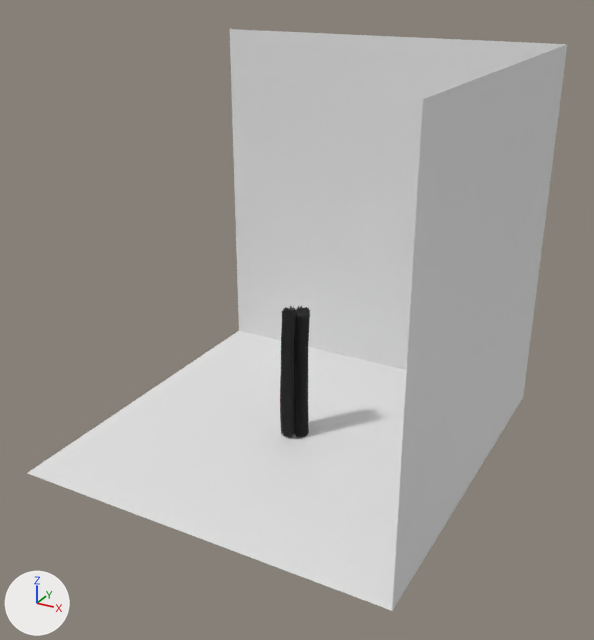
The glTF model models/Colonn.glb: old version first, new version second.
Camera for both pictures: a 50 mm lens placed at (35.1, -63.3, 37.5), pointed at (1.3, -1.8, 6.8). The lights are fixed; the arrows at lower left show +X, +Y and +Z. Where no turn or scale is listed for an object, it has been applied to the vertices.

Names of what the first picture shows: 'Cube', 'Low'.
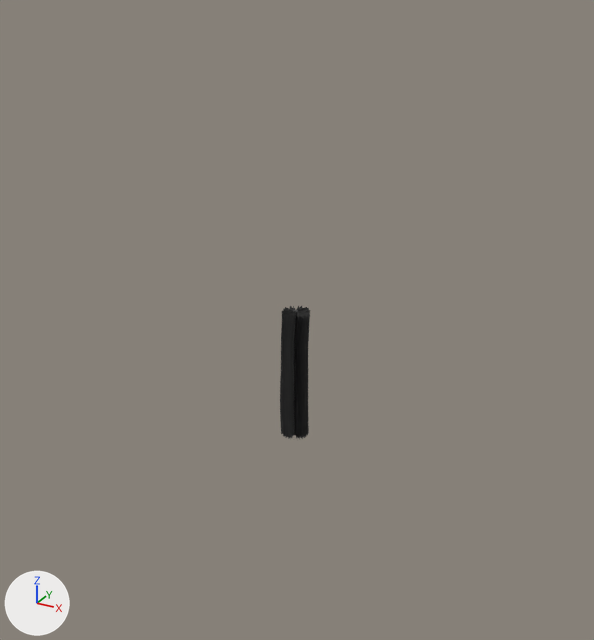
Commit message: edit glb colonn

Changed parts and their boxes (x1, y1, x2, y2) in the pictures (594 x 640 px):
'Cube', deleted
    before: (27, 29, 567, 611)
'Low.001', deleted
    before: (305, 334, 307, 436)

Patch to the scene script:
```diff
--- a/models/Colonn.glb.py
+++ b/models/Colonn.glb.py
@@ ob_cube @@
-ob_cube = bpy.data.objects.new('Cube', me_cube)
-ob_cube.location = (0.0, 0.0, 11.8)
@@ ob_colonn_001 @@
-ob_colonn_001 = bpy.data.objects.new('Colonn.001', me_cylinder_001)
-ob_colonn_001.location = (0.0, 0.0, 0.0)
@@ ob_low_001 @@
-ob_low_001 = bpy.data.objects.new('Low.001', me_cube_003)
-ob_low_001.location = (0.0, 0.0, 0.0)
```
